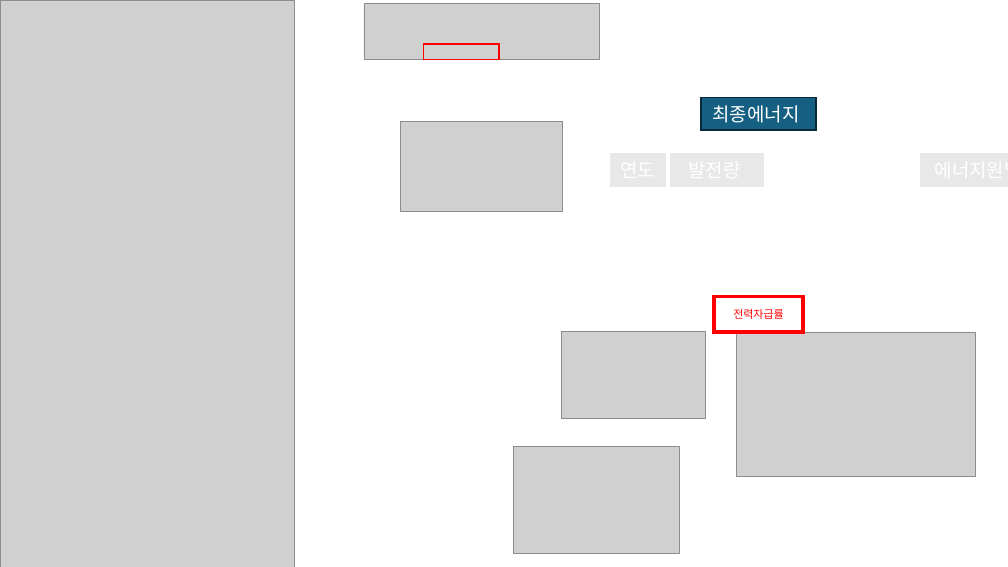
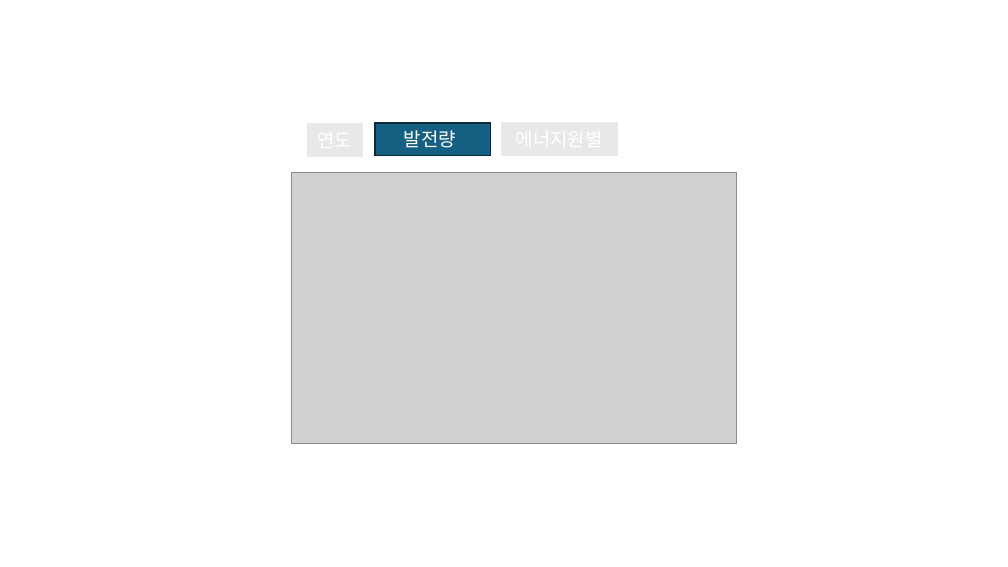
Before and after one commit to meandthey/platForm, a slide deck: slide 3 of 화면구성/to최원석부장님/5. 1월18일 에너지/에너지 화면구성.pptx (slide 2 before the commit). Drawn at 1008x567 pixels with LibreOffice and Linux fonts; fonts in the diff are those of the drawing; grey boxes stand for pictures. Boxes give left, top, right and bottom in pixels: in the first picture for what was removed or moved away, otherwise in the second. Text is boxed around its words. In the diff, an @@ line names an element or a change of style, - is before the commit and + after.

```diff
--- a/화면구성/to최원석부장님/5. 1월18일 에너지/에너지 화면구성.pptx
+++ b/화면구성/to최원석부장님/5. 1월18일 에너지/에너지 화면구성.pptx
@@ picture removed at (x1=0, y1=0, x2=295, y2=567) @@
@@ picture removed at (x1=364, y1=3, x2=599, y2=60) @@
@@ rectangle removed at (x1=423, y1=44, x2=499, y2=60) @@
@@ rectangle removed at (x1=701, y1=98, x2=816, y2=130) @@
-최종에너지
@@ rectangle added at (x1=308, y1=124, x2=363, y2=157), fill #E8E8E8, outline #E8E8E8 1.5 pt @@
@@ rectangle added at (x1=375, y1=123, x2=490, y2=156), fill #156082, outline #092A39 1.5 pt, 18 pt, text #FFFFFF @@
+발전량
@@ picture removed at (x1=401, y1=121, x2=563, y2=211) @@
@@ rectangle resized from (x1=610, y1=154, x2=665, y2=187) to (x1=502, y1=123, x2=617, y2=156) @@
@@ picture added at (x1=291, y1=172, x2=737, y2=443) @@
@@ rectangle removed at (x1=671, y1=154, x2=764, y2=187) @@
@@ rectangle removed at (x1=921, y1=154, x2=1008, y2=187) @@
@@ rectangle removed at (x1=715, y1=297, x2=804, y2=333) @@
-전력자급률
@@ picture removed at (x1=562, y1=332, x2=706, y2=418) @@
@@ picture removed at (x1=737, y1=332, x2=976, y2=476) @@
@@ picture removed at (x1=513, y1=446, x2=680, y2=554) @@
```
Also in this commit, not shown: 1 other slide changed, 2 slides added, 1 other file.
